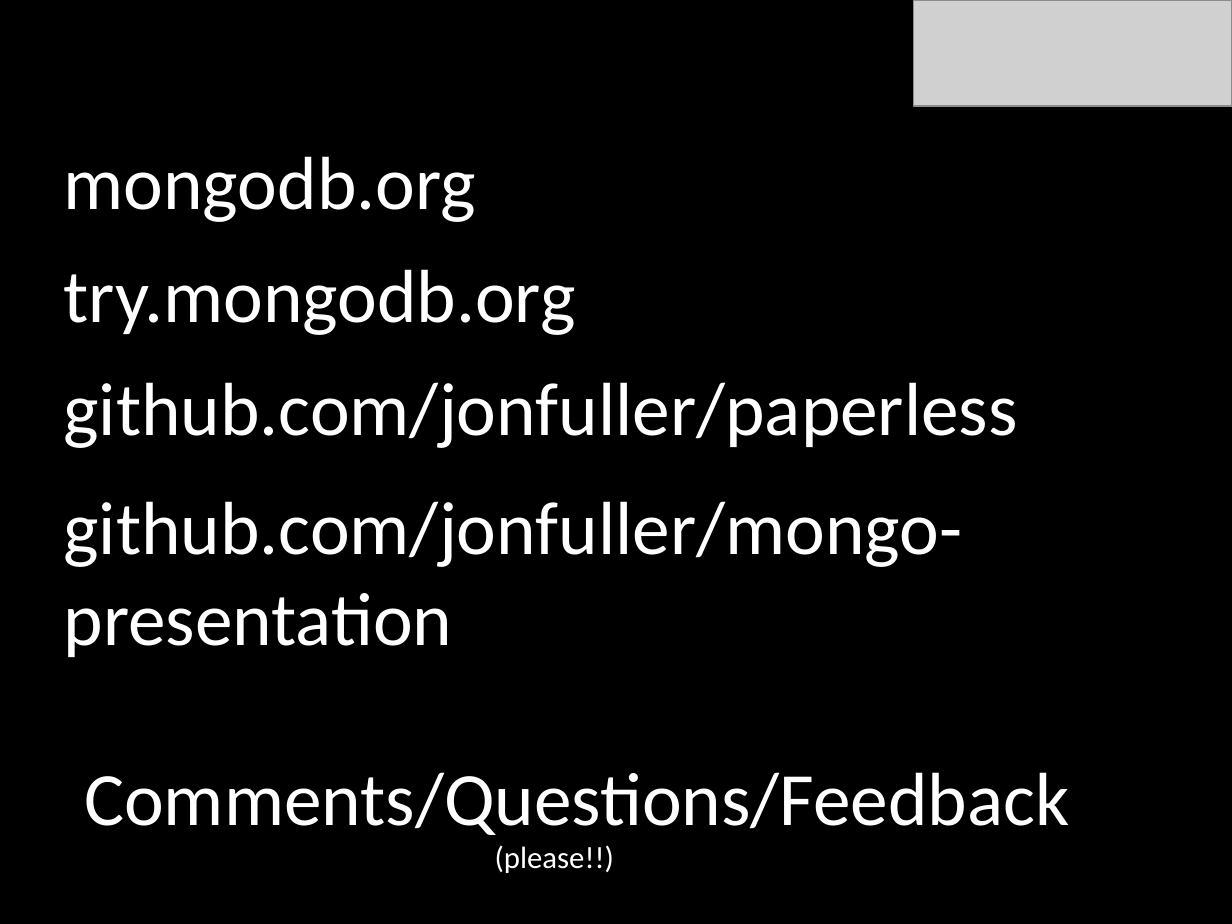
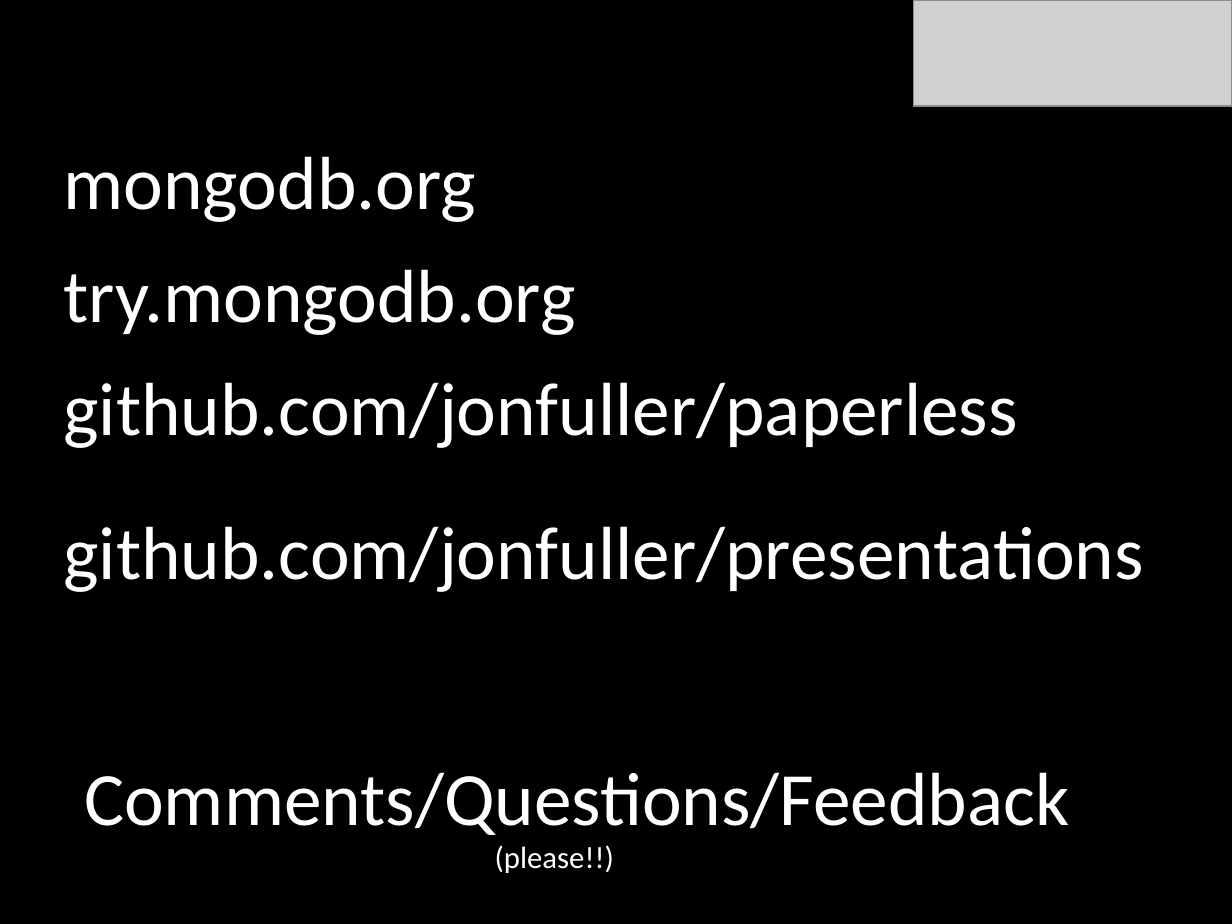
Before and after one commit to jonfuller/presentations, a slide deck: slide 45 of mongo/mongo.pptx (slide 34 before the commit). Drawn at 1232x924 pixels with LibreOffice and Linux fonts; fonts in the diff are those of the drawing; grey boxes stand for pictures. Boxes give left, top, right and bottom in pixels: in the first picture for what was removed or moved away, otherwise in the second. Text is boxed around its words. In the diff, an @@ line names an element or a change of style, - is before the commit and + after.

```diff
--- a/mongo/mongo.pptx
+++ b/mongo/mongo.pptx
@@ text at <box>64,526,1144,592</box>: text changed @@
-github.com/jonfuller/mongo-presentation
+github.com/jonfuller/presentations
```
Also in this commit, not shown: 5 other slides changed, 11 slides added.
